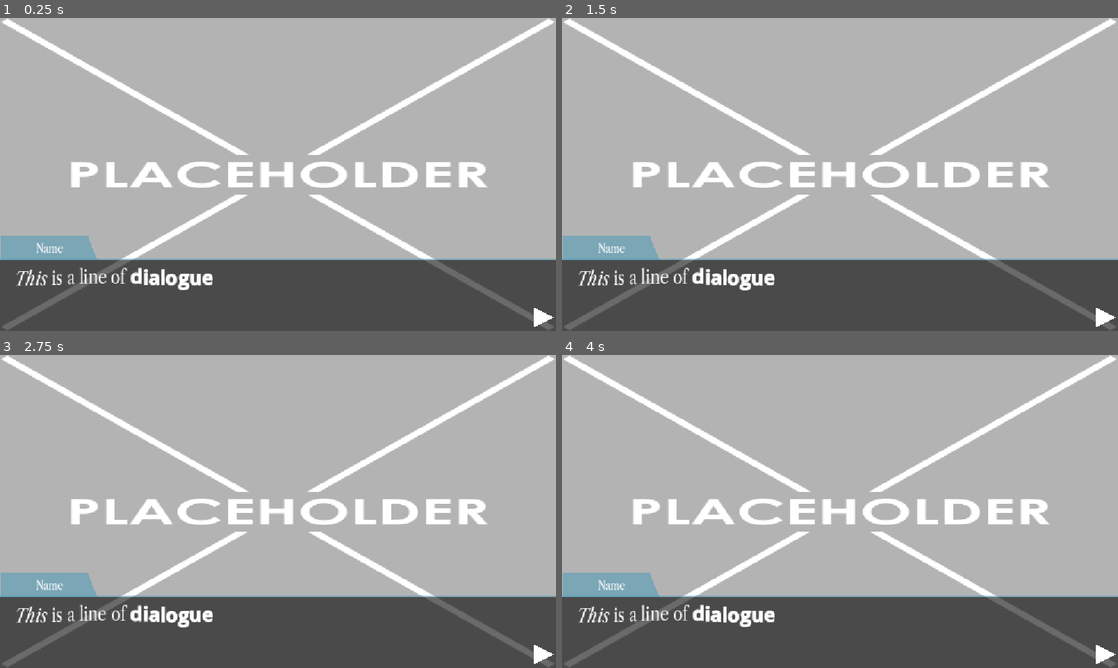
Above: before the commit, frames 1-4 (two rows, left to right).
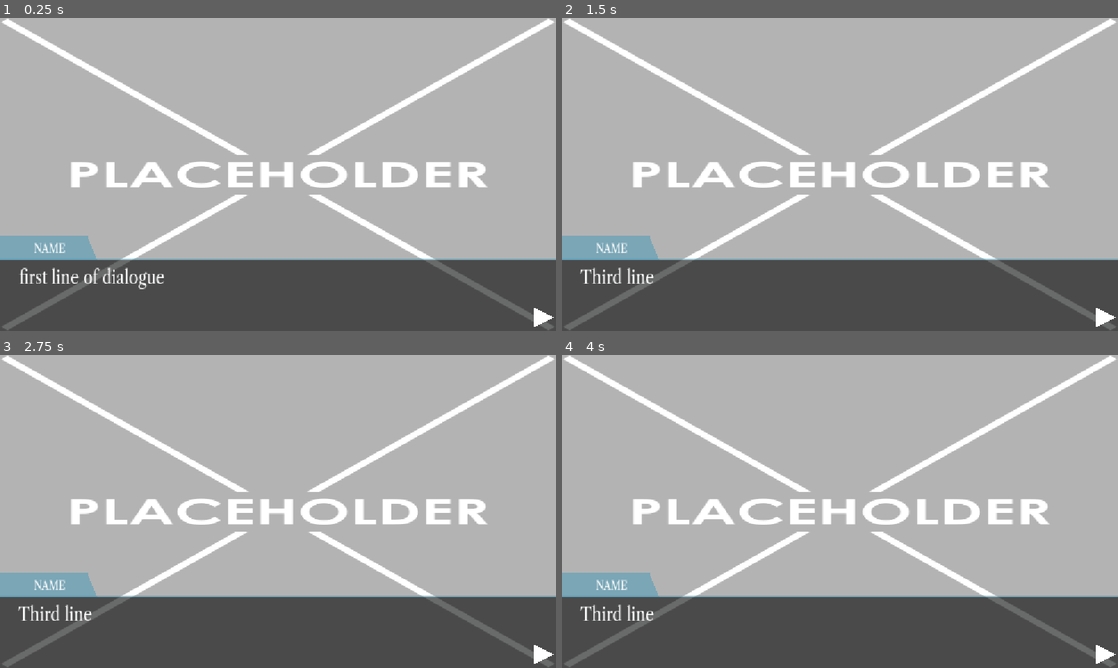
Above: after the commit, the same moments.

Repository: Safouan0/PilotProjektRepo
Game: Godot game, scene res://Scenes/quiz.tscn
Two runs of this game, one before a commit and one after it. Both use one fixed random seed, a clock stepped at 60 frames per second and the inputs below.
Inputs:
- Up to frame 1 (0.25 s): no input
- Up to frame 2 (1.5 s): tap Enter (next_line, bound only after the commit) at 0.5, 1.35 s; hold Enter (next_line, bound only after the commit) 0.53-1.28 s
- Up to frame 3 (2.75 s): hold Enter (next_line, bound only after the commit) from 2.03 s (still down)
- Up to frame 4 (4 s): release Enter (next_line, bound only after the commit) at 2.78 s; tap Enter (next_line, bound only after the commit) at 2.85 s; hold Enter (next_line, bound only after the commit) from 3.53 s (still down)

The runs differ from the first frame. In frame 1, 1.1% of the frame differs, in the area x 0-39%, y 69-87%; in frame 2, 1.1%; in frame 3, 1.1%; in frame 4, 1.1%.

Commit message:
Dialogue logic
you can now change the shown dialogue based on pressed events

Diff:
--- a/Assets/NameSettings.tres
+++ /dev/null
@@ -1,7 +0,0 @@
-[gd_resource type="LabelSettings" format=3 uid="uid://djlnb0h6hfas4"]
-
-[ext_resource type="FontFile" uid="uid://b8qckiu3f7g74" path="res://Assets/LibreCaslonCondensed-VariableFont_wght.ttf" id="1_dyt4g"]
-
-[resource]
-font = ExtResource("1_dyt4g")
-font_size = 25
--- a/Assets/DialogueTheme.tres
+++ b/Assets/Themes/DialogueTheme.tres
@@ -1,7 +1,7 @@
 [gd_resource type="Theme" format=3 uid="uid://bxj6q8sshn717"]
 
-[ext_resource type="FontFile" uid="uid://cb4ltl7vfa26y" path="res://Assets/LibreCaslonCondensed-Italic-VariableFont_wght.ttf" id="1_sqbec"]
-[ext_resource type="FontFile" uid="uid://b8qckiu3f7g74" path="res://Assets/LibreCaslonCondensed-VariableFont_wght.ttf" id="2_hhkya"]
+[ext_resource type="FontFile" uid="uid://cb4ltl7vfa26y" path="res://Assets/Fonts/LibreCaslonCondensed-Italic-VariableFont_wght.ttf" id="1_sqbec"]
+[ext_resource type="FontFile" uid="uid://b8qckiu3f7g74" path="res://Assets/Fonts/LibreCaslonCondensed-VariableFont_wght.ttf" id="2_hhkya"]
 
 [sub_resource type="StyleBoxFlat" id="StyleBoxFlat_j2q5q"]
 content_margin_left = 30.0
--- /dev/null
+++ b/Assets/Themes/NameSettings.tres
@@ -0,0 +1,7 @@
+[gd_resource type="LabelSettings" format=3 uid="uid://djlnb0h6hfas4"]
+
+[ext_resource type="FontFile" uid="uid://b8qckiu3f7g74" path="res://Assets/Fonts/LibreCaslonCondensed-VariableFont_wght.ttf" id="1_dyt4g"]
+
+[resource]
+font = ExtResource("1_dyt4g")
+font_size = 25
--- a/Scenes/dialogue_ui.tscn
+++ b/Scenes/dialog_ui.tscn
@@ -1,11 +1,12 @@
 [gd_scene format=3 uid="uid://c57c4fyigw8va"]
 
-[ext_resource type="Theme" uid="uid://bxj6q8sshn717" path="res://Assets/DialogueTheme.tres" id="1_gsrxu"]
-[ext_resource type="LabelSettings" uid="uid://djlnb0h6hfas4" path="res://Assets/NameSettings.tres" id="2_3gjcu"]
+[ext_resource type="Theme" uid="uid://bxj6q8sshn717" path="res://Assets/Themes/DialogueTheme.tres" id="1_gsrxu"]
+[ext_resource type="LabelSettings" uid="uid://djlnb0h6hfas4" path="res://Assets/Themes/NameSettings.tres" id="2_3gjcu"]
+[ext_resource type="Script" uid="uid://cndhecogdwpec" path="res://Scripts/dialog_ui.gd" id="2_yqatb"]
 
 [sub_resource type="Theme" id="Theme_q8n66"]
 
-[node name="DialogueUI" type="Control" unique_id=435558196]
+[node name="DialogUI" type="Control" unique_id=435558196]
 layout_mode = 3
 anchors_preset = 15
 anchor_right = 1.0
@@ -17,8 +18,9 @@
 grow_horizontal = 2
 grow_vertical = 2
 theme = ExtResource("1_gsrxu")
+script = ExtResource("2_yqatb")
 
-[node name="DialogueBox" type="PanelContainer" parent="." unique_id=263938054]
+[node name="DialogBox" type="PanelContainer" parent="." unique_id=263938054]
 custom_minimum_size = Vector2(0, 150)
 layout_mode = 1
 anchors_preset = 12
@@ -28,7 +30,8 @@
 grow_horizontal = 2
 grow_vertical = 0
 
-[node name="RichTextLabel" type="RichTextLabel" parent="DialogueBox" unique_id=1042230857]
+[node name="DialogText" type="RichTextLabel" parent="DialogBox" unique_id=1042230857]
+unique_name_in_owner = true
 layout_mode = 2
 bbcode_enabled = true
 text = "[wave][i]This[/i] is a [shake]line of [b]dialogue[/b][/shake] [/wave]"
@@ -47,10 +50,12 @@
 theme = SubResource("Theme_q8n66")
 
 [node name="Polygon2D" type="Polygon2D" parent="SpeakerBox" unique_id=1742661033]
+position = Vector2(-1, 0)
 color = Color(0.29411766, 0.60784316, 0.7254902, 0.54901963)
 polygon = PackedVector2Array(0, 0, 180, 0, 200, 50, 0, 50)
 
-[node name="Label" type="Label" parent="SpeakerBox" unique_id=1382303480]
+[node name="SpeakerName" type="Label" parent="SpeakerBox" unique_id=1382303480]
+unique_name_in_owner = true
 layout_mode = 1
 anchors_preset = 8
 anchor_left = 0.5
--- a/Scenes/quiz.tscn
+++ b/Scenes/quiz.tscn
@@ -1,9 +1,11 @@
 [gd_scene format=3 uid="uid://ca1tv43qfh631"]
 
-[ext_resource type="Texture2D" uid="uid://ch28eo11rv52" path="res://Sprites/Backgrounds/Placeholder.png" id="1_kninm"]
-[ext_resource type="PackedScene" uid="uid://c57c4fyigw8va" path="res://Scenes/dialogue_ui.tscn" id="2_y1tew"]
+[ext_resource type="Script" uid="uid://dmmuw76shvw27" path="res://Scripts/quiz.gd" id="1_fdxuh"]
+[ext_resource type="Texture2D" uid="uid://ch28eo11rv52" path="res://Assets/Backgrounds/Placeholder.png" id="1_kninm"]
+[ext_resource type="PackedScene" uid="uid://c57c4fyigw8va" path="res://Scenes/dialog_ui.tscn" id="2_y1tew"]
 
 [node name="Quiz" type="Node2D" unique_id=477676082]
+script = ExtResource("1_fdxuh")
 
 [node name="CanvasLayer" type="CanvasLayer" parent="." unique_id=1013607065]
 
@@ -30,4 +32,5 @@
 grow_horizontal = 2
 grow_vertical = 0
 
-[node name="DialogueUI" parent="CanvasLayer2" unique_id=435558196 instance=ExtResource("2_y1tew")]
+[node name="DialogUI" parent="CanvasLayer2" unique_id=435558196 instance=ExtResource("2_y1tew")]
+unique_name_in_owner = true
--- /dev/null
+++ b/Scripts/dialog_ui.gd
@@ -0,0 +1,19 @@
+
+extends Control
+
+@onready var dialog_text = %DialogText
+@onready var speaker_name = %SpeakerName
+
+const ANIMATION_SPEED : int = 30
+var animate_text : bool = false
+var current_shown_chars : int = 0
+
+func set_dialog(name: String, dialog: String):
+	speaker_name.text = name
+	dialog_text.text = dialog
+"""
+func change_line(line: string):
+	current_shown_chars = 0
+	dialog_line.text = line
+	animate_text = true
+"""
--- /dev/null
+++ b/Scripts/quiz.gd
@@ -0,0 +1,35 @@
+extends Node2D
+
+@onready var dialog_ui = %DialogUI
+
+var dialog_index : int = 0
+const dialog_lines: Array[String] = [
+	"NAME: first line of dialogue",
+	"NAME: Second line",
+	"NAME: Third line"
+]
+
+func _ready() -> void:
+	dialog_index = 0
+	process_line(parse_line(dialog_lines[dialog_index]))
+
+func _input(event: InputEvent):
+	if event.is_action_pressed("next_line"):
+		if dialog_index < len(dialog_lines) - 1:
+			dialog_index += 1
+			process_line(parse_line(dialog_lines[dialog_index]))
+
+
+func parse_line(line: String) -> Dictionary:
+	var line_info = line.split(":")
+
+	return {
+		"speaker_name": line_info[0],
+		"dialogue_line": line_info[1]
+	}
+
+func process_line(line_info: Dictionary) -> void:
+	dialog_ui.set_dialog(
+		line_info["speaker_name"],
+		line_info["dialogue_line"]
+	)
--- a/project.godot
+++ b/project.godot
@@ -12,7 +12,7 @@
 
 config/name="Pilot Projekt"
 run/main_scene="uid://ca1tv43qfh631"
-config/features=PackedStringArray("4.7", "Forward Plus")
+config/features=PackedStringArray("4.7", "C#", "Forward Plus")
 config/icon="res://icon.svg"
 
 [display]
@@ -24,6 +24,15 @@
 
 project/assembly_name="Pilot Projekt"
 
+[input]
+
+next_line={
+"deadzone": 0.2,
+"events": [Object(InputEventKey,"resource_local_to_scene":false,"resource_name":"","device":-1,"window_id":0,"alt_pressed":false,"shift_pressed":false,"ctrl_pressed":false,"meta_pressed":false,"pressed":false,"keycode":0,"physical_keycode":4194309,"key_label":0,"unicode":0,"location":0,"echo":false,"script":null)
+, Object(InputEventKey,"resource_local_to_scene":false,"resource_name":"","device":-1,"window_id":0,"alt_pressed":false,"shift_pressed":false,"ctrl_pressed":false,"meta_pressed":false,"pressed":false,"keycode":0,"physical_keycode":32,"key_label":0,"unicode":32,"location":0,"echo":false,"script":null)
+]
+}
+
 [physics]
 
 3d/physics_engine="Jolt Physics"
Renamed: Sprites/Backgrounds/Placeholder.png -> Assets/Backgrounds/Placeholder.png
Not shown, changed: Assets/Backgrounds/Placeholder.png.import
Renamed: Assets/LibreCaslonCondensed-Italic-VariableFont_wght.ttf -> Assets/Fonts/LibreCaslonCondensed-Italic-VariableFont_wght.ttf
Not shown, changed: Assets/Fonts/LibreCaslonCondensed-Italic-VariableFont_wght.ttf.import
Renamed: Assets/LibreCaslonCondensed-VariableFont_wght.ttf -> Assets/Fonts/LibreCaslonCondensed-VariableFont_wght.ttf
Not shown, changed: Assets/Fonts/LibreCaslonCondensed-VariableFont_wght.ttf.import
Renamed: Sprites/Player/Spiller (Forward) Idle.png -> Assets/Sprites/Player/Spiller (Forward) Idle.png
Not shown, changed: Assets/Sprites/Player/Spiller (Forward) Idle.png.import
Renamed: Sprites/Player/Spiller (Side) Idle.png -> Assets/Sprites/Player/Spiller (Side) Idle.png
Not shown, changed: Assets/Sprites/Player/Spiller (Side) Idle.png.import
Renamed: Sprites/Player/Spiller Walk.png -> Assets/Sprites/Player/Spiller Walk.png
Not shown, changed: Assets/Sprites/Player/Spiller Walk.png.import
(and 4 more such lines)
